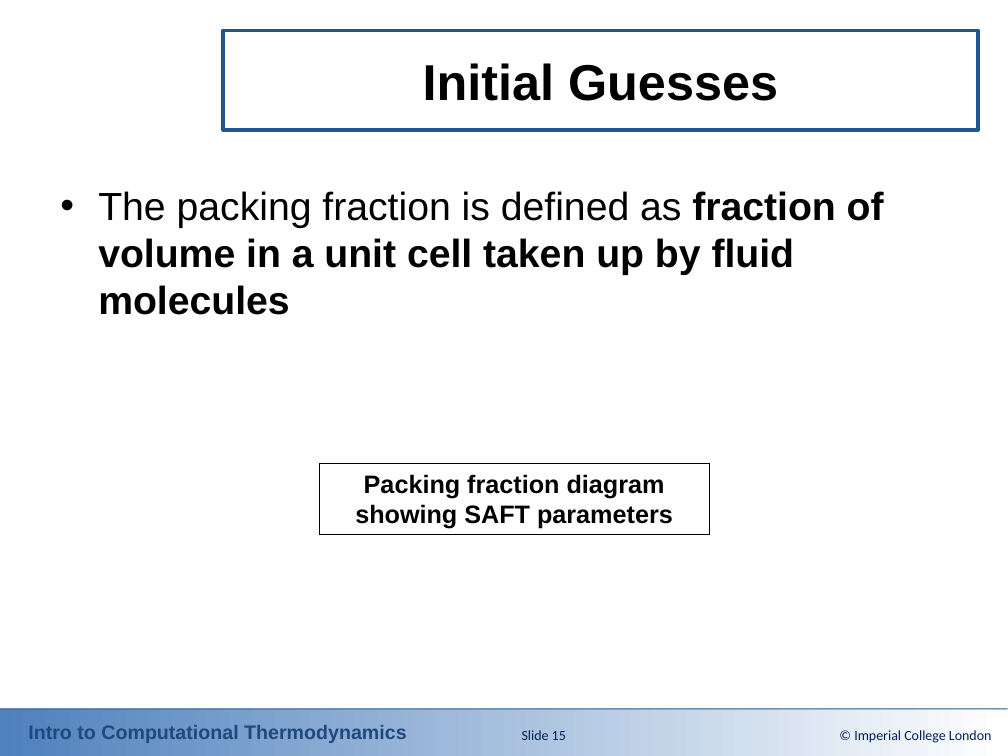
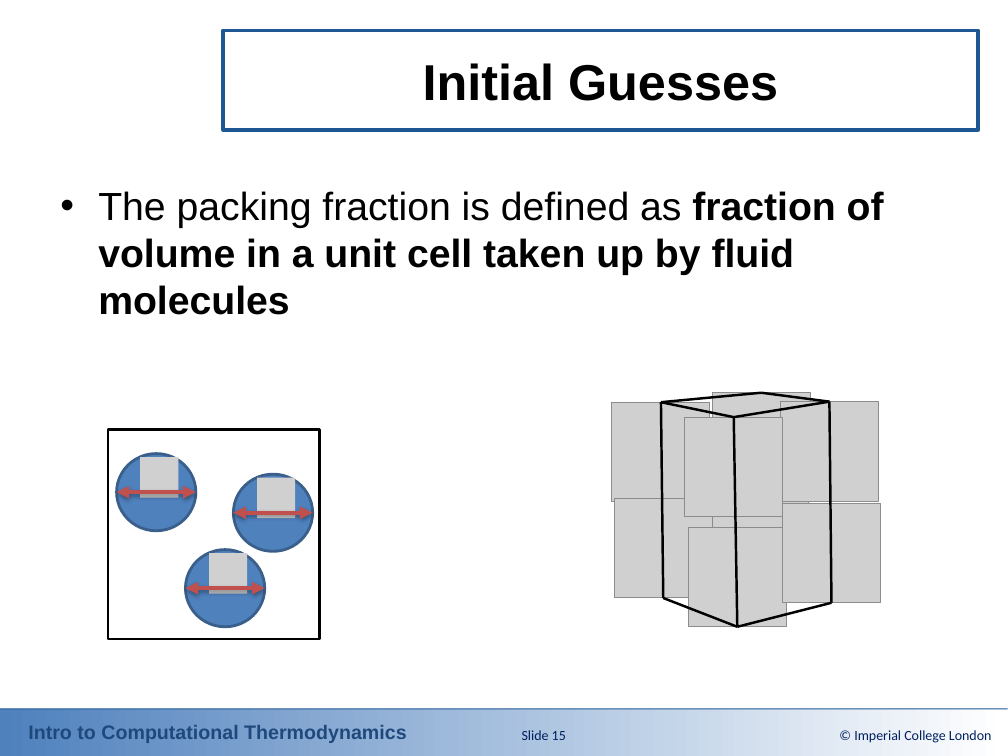
Before and after one commit to ClapeyronThermo/introduction-to-computational-thermodynamics, a slide deck: slide 15 of Part 3 - Solving the problems/Powerpoint Slides/3-1_Pressure_and_Volume_Solvers.pptx. Drawn at 1008x756 pixels with LibreOffice and Linux fonts; fonts in the diff are those of the drawing; grey boxes stand for pictures; background and template pictures are left out. Boxes give left, top, right and bottom in pixels: in the first picture for what was removed or moved away, otherwise in the second. Text is boxed around its words. In the diff, an @@ line names an element or a change of style, - is before the commit and + after.

```diff
--- a/Part 3 - Solving the problems/Powerpoint Slides/3-1_Pressure_and_Volume_Solvers.pptx
+++ b/Part 3 - Solving the problems/Powerpoint Slides/3-1_Pressure_and_Volume_Solvers.pptx
@@ picture added at bbox=[612, 402, 710, 502] @@
@@ line added from (734, 417) to (661, 402), #000000 1.75 pt @@
@@ line added from (761, 393) to (661, 402), #000000 1.75 pt @@
@@ line added from (661, 402) to (663, 598), #000000 1.75 pt @@
@@ picture added at bbox=[684, 417, 782, 517] @@
@@ picture added at bbox=[713, 393, 810, 493] @@
@@ line added from (830, 401) to (734, 417), #000000 1.75 pt @@
@@ line added from (737, 627) to (734, 417), #000000 1.75 pt @@
@@ line added from (760, 584) to (761, 393), #000000 1.75 pt @@
@@ line added from (830, 401) to (761, 393), #000000 1.75 pt @@
@@ picture added at bbox=[780, 401, 878, 501] @@
@@ line added from (832, 603) to (830, 401), #000000 1.75 pt @@
@@ rectangle added at bbox=[108, 429, 320, 639], fill #FFFFFF, outline #000000 2 pt @@
@@ ellipse added at bbox=[117, 454, 197, 531], fill #4F81BD, outline #3A5F8C 2 pt @@
@@ picture added at bbox=[140, 457, 178, 497] @@
@@ ellipse added at bbox=[234, 474, 313, 551], fill #4F81BD, outline #3A5F8C 2 pt @@
@@ picture added at bbox=[257, 478, 295, 518] @@
@@ rectangle removed at bbox=[320, 464, 710, 535] @@
-Packing fraction diagram showing SAFT parameters
@@ double arrow added from (117, 492) to (196, 492), #C0504D 3 pt @@
@@ picture added at bbox=[614, 499, 712, 599] @@
@@ picture added at bbox=[711, 485, 808, 585] @@
@@ picture added at bbox=[782, 503, 880, 603] @@
@@ double arrow added from (234, 513) to (312, 513), #C0504D 3 pt @@
@@ picture added at bbox=[688, 527, 786, 627] @@
@@ ellipse added at bbox=[185, 549, 265, 627], fill #4F81BD, outline #3A5F8C 2 pt @@
@@ picture added at bbox=[209, 553, 247, 594] @@
@@ double arrow added from (185, 589) to (265, 589), #C0504D 3 pt @@
@@ line added from (737, 627) to (663, 598), #000000 1.75 pt @@
@@ line added from (832, 603) to (737, 627), #000000 1.75 pt @@
```
Also in this commit, not shown: 2 other slides changed, 5 other files.
